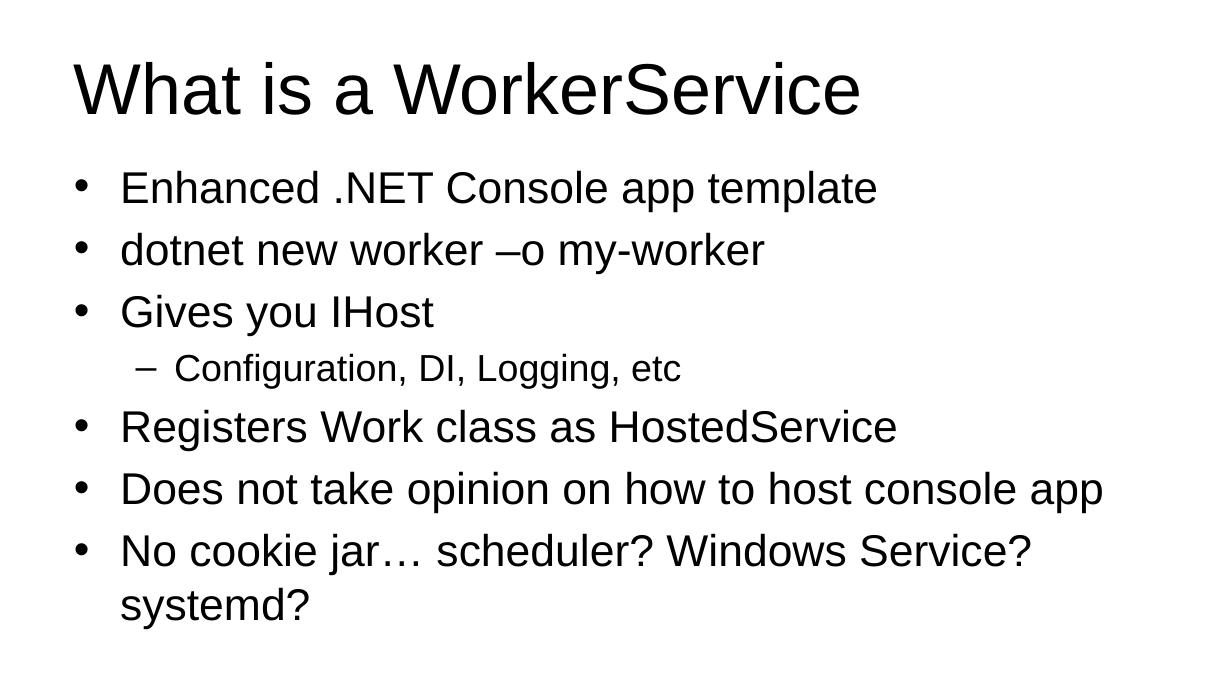
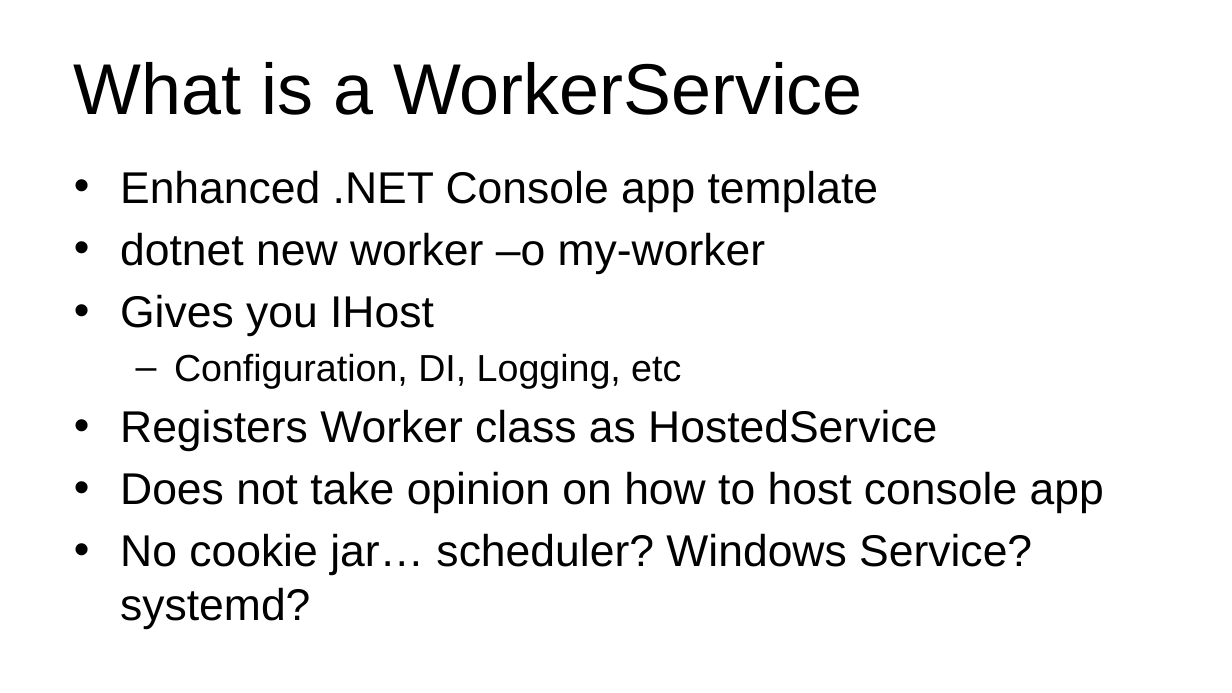
Before and after one commit to scottsauber/talks, a slide deck: slide 26 of 2024-11-21-VSLiveOrlando-BackgroundOnBackgroundTasks/Background-On-Background-Tasks-In-DotNet9.pptx (slide 27 before the commit). Drawn at 1232x693 pixels with LibreOffice and Linux fonts; fonts in the diff are those of the drawing; background and template pictures are left out. Boxes give left, top, right and bottom in pixels: in the first picture for what was removed or moved away, otherwise in the second. Text is boxed around its words. In the diff, an @@ line names an element or a change of style, - is before the commit and + after.

Commit message:
add pptx

```diff
--- a/2024-11-21-VSLiveOrlando-BackgroundOnBackgroundTasks/Background-On-Background-Tasks-In-DotNet9.pptx
+++ b/2024-11-21-VSLiveOrlando-BackgroundOnBackgroundTasks/Background-On-Background-Tasks-In-DotNet9.pptx
@@ text at bbox=[120, 409, 937, 451]: text changed @@
-• Registers Work class as HostedService
+• Registers Worker class as HostedService
```
Also in this commit, not shown: 1 other slide changed, 1 slide added, 2 slides removed.
